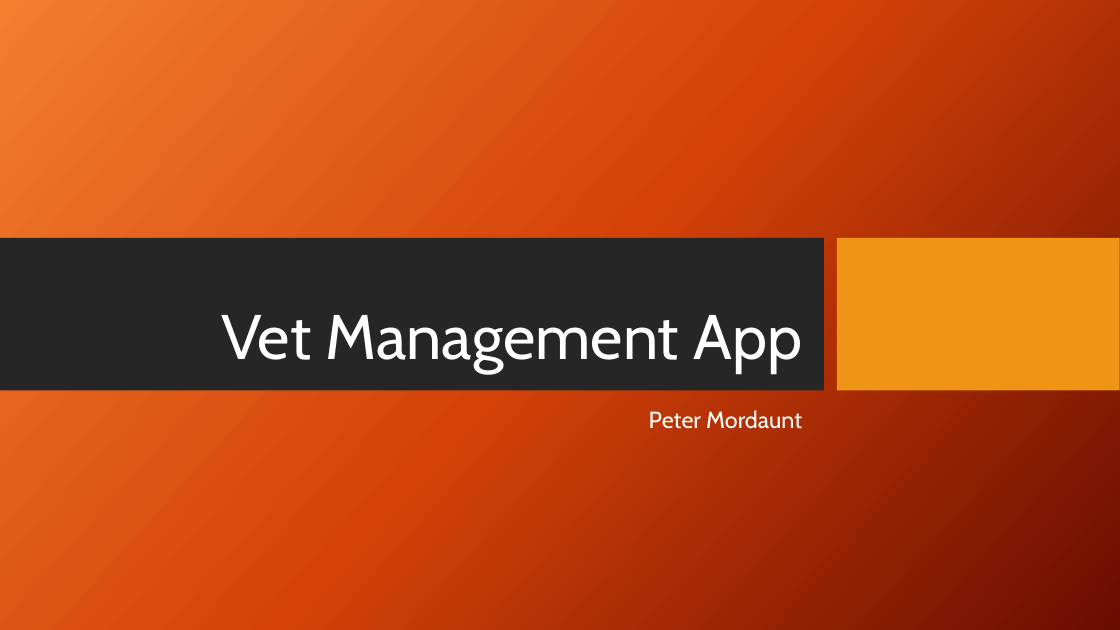
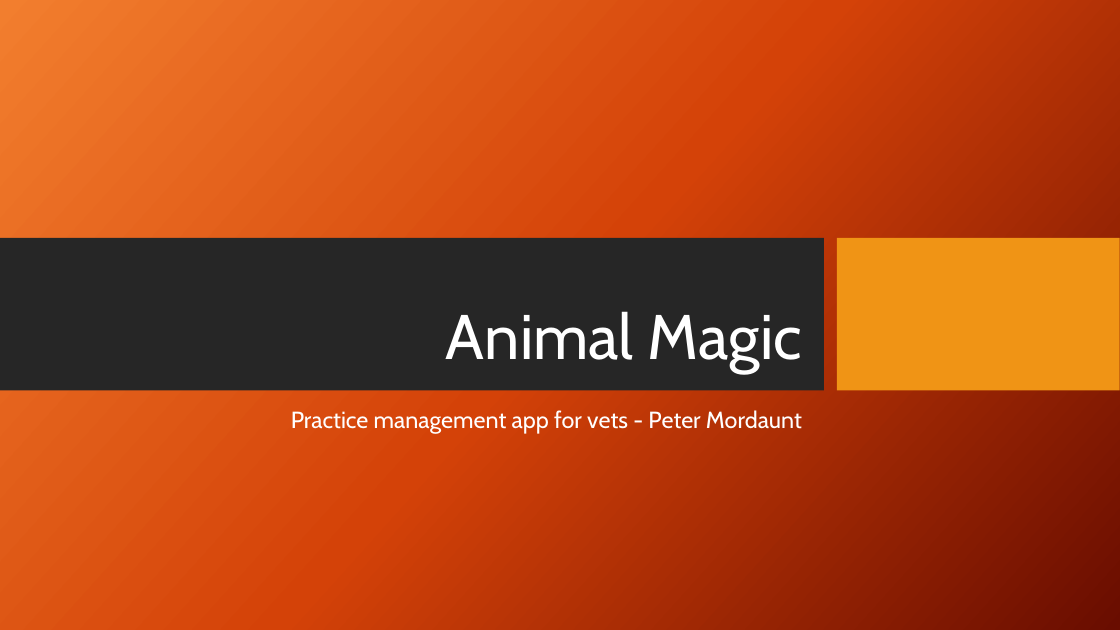
Before and after one commit to Peetfire/Animal_magic, a slide deck: slide 1 of Presentation/Vet Managment.pptx. Drawn at 1120x630 pixels with LibreOffice and Linux fonts; fonts in the diff are those of the drawing; background and template pictures are left out. Boxes give left, top, right and bottom in pixels: in the first picture for what was removed or moved away, otherwise in the second. Text is boxed around its words. In the diff, an @@ line names an element or a change of style, - is before the commit and + after.

```diff
--- a/Presentation/Vet Managment.pptx
+++ b/Presentation/Vet Managment.pptx
@@ title at <box>446,311,802,374</box>: text changed @@
-Vet Management App
+Animal Magic
@@ subtitle at <box>291,410,802,434</box>: text changed @@
-Peter Mordaunt
+Practice management app for vets - Peter Mordaunt
```
Also in this commit, not shown: 2 other slides changed, 1 slide added, 18 other files.
